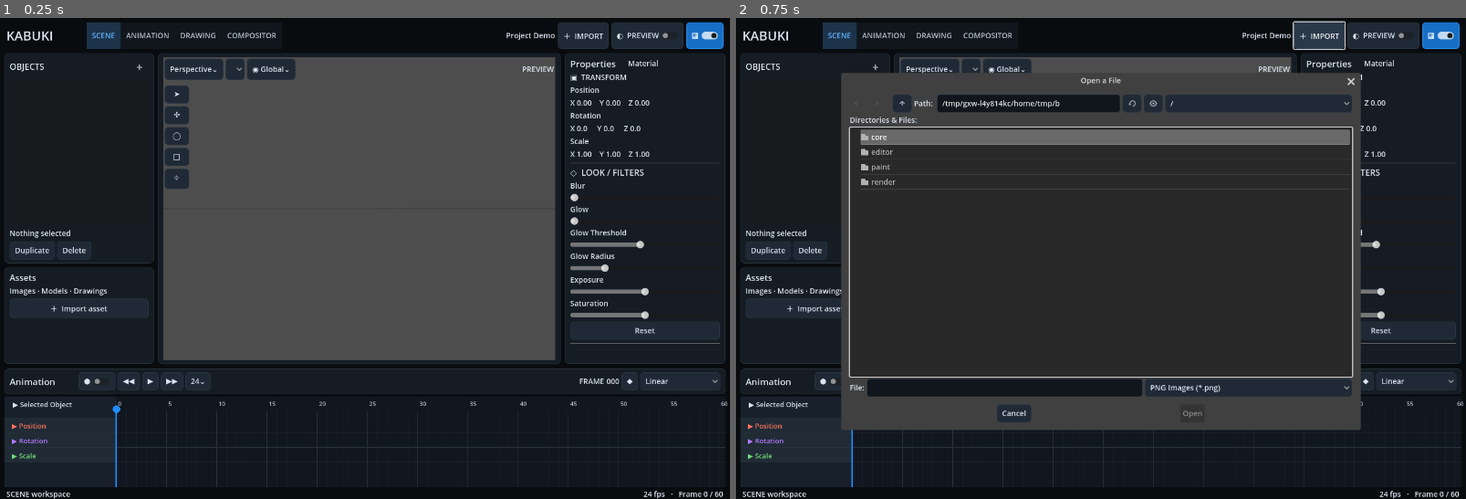
Above: before the commit, frames 1-2 (left to right).
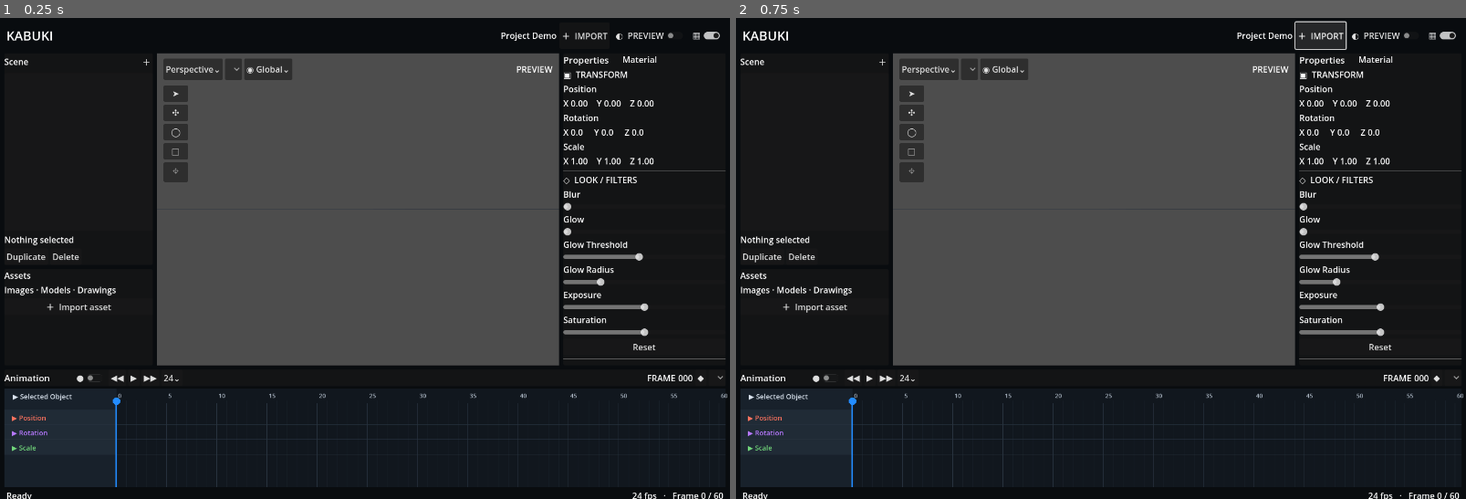
Above: after the commit, the same moments.

Repository: Onnevan/Kabuki
Game: Godot game, scene res://editor/main.tscn
Two runs of this game, one before a commit and one after it. Both use one fixed random seed, a clock stepped at 60 frames per second and the inputs below.
Inputs:
- Up to frame 1 (0.25 s): no input
- Up to frame 2 (0.75 s): click "＋ IMPORT" at 0.5 s

The runs differ from the first frame. In frame 1, 11% of the frame differs, in the area x 0-100%, y 0-100%; in frame 2, 46%.
Error after the commit: Parse Error: Cannot infer the type of "popup" variable because the value doesn't have a set type. (res://editor/main.gd:75)

Commit message:
Create plane sound camera light drawing objects and wireframe mode

Diff:
--- a/editor/main.gd
+++ b/editor/main.gd
@@ -32,6 +32,7 @@
 var render_preview := false
 var drag_offset := Vector3.ZERO
 var last_mouse := Vector2.ZERO
+var scene_nodes: Dictionary = {}
 
 func _ready() -> void:
 	theme = KabukiThemeBuilder.build()
@@ -42,6 +43,8 @@
 	for label in ["Constant", "Linear", "Bezier", "Quadratic In", "Quadratic Out", "Quadratic In-Out", "Cubic In-Out", "Back", "Bounce", "Elastic"]:
 		interpolation.add_item(label)
 	interpolation.select(1)
+	_setup_shading_menu()
+	_setup_add_object_menu()
 	camera_rig.setup(camera)
 	gizmo.set_mode(active_tool)
 	_setup_workspace_tabs()
@@ -56,6 +59,81 @@
 		if accumulator >= 1.0 / ProjectStore.fps:
 			accumulator = 0.0
 			ProjectStore.set_frame((ProjectStore.current_frame + 1) % (ProjectStore.duration_frames + 1))
+
+func _setup_shading_menu() -> void:
+	%ShadingMode.clear()
+	%ShadingMode.add_item("Solid")
+	%ShadingMode.add_item("Wireframe")
+	%ShadingMode.select(0)
+	%ShadingMode.item_selected.connect(_on_shading_mode_selected)
+
+func _on_shading_mode_selected(index: int) -> void:
+	viewport.debug_draw = Viewport.DEBUG_DRAW_WIREFRAME if index == 1 else Viewport.DEBUG_DRAW_DISABLED
+	status.text = "Wireframe viewport" if index == 1 else "Solid viewport"
+
+func _setup_add_object_menu() -> void:
+	var popup := %AddObj.get_popup()
+	for label in ["Plane", "Sound", "Camera", "Light", "Drawing"]:
+		popup.add_item(label)
+	popup.id_pressed.connect(_on_add_object_type)
+
+func _register_scene_object(obj: MotionObject, node: Node3D) -> void:
+	ProjectStore.add_object(obj)
+	scene_nodes[obj.id] = node
+	node.name = obj.name
+	object_list.add_item(obj.name)
+	object_list.set_item_metadata(object_list.item_count - 1, obj.id)
+
+func _on_add_object_type(id: int) -> void:
+	match id:
+		0: _create_plane()
+		1: _create_sound()
+		2: _create_camera()
+		3: _create_light()
+		4: _create_drawing()
+
+func _create_plane() -> void:
+	var obj := MotionObject.new("Plane", "plane", "prop")
+	var runtime := RuntimeObject.new()
+	world_root.add_child(runtime)
+	runtime.setup_plane(obj)
+	_register_scene_object(obj, runtime)
+	runtime_objects.append(runtime)
+	_select(runtime)
+	status.text = "Plane created"
+
+func _create_sound() -> void:
+	var obj := MotionObject.new("Sound", "audio_clip", "audio")
+	var anchor := Node3D.new()
+	world_root.add_child(anchor)
+	_register_scene_object(obj, anchor)
+	status.text = "Sound object created · audio asset loading comes next"
+
+func _create_camera() -> void:
+	var obj := MotionObject.new("Camera", "camera", "camera")
+	var cam := Camera3D.new()
+	cam.current = false
+	cam.position = camera.global_position
+	cam.rotation = camera.global_rotation
+	world_root.add_child(cam)
+	_register_scene_object(obj, cam)
+	status.text = "Camera created · scene camera switching is not active yet"
+
+func _create_light() -> void:
+	var obj := MotionObject.new("Light", "light", "light")
+	var light := DirectionalLight3D.new()
+	light.rotation_degrees = Vector3(-45.0, -30.0, 0.0)
+	light.light_energy = 1.0
+	world_root.add_child(light)
+	_register_scene_object(obj, light)
+	status.text = "Directional light created"
+
+func _create_drawing() -> void:
+	var obj := MotionObject.new("Drawing", "drawing", "prop")
+	var anchor := Node3D.new()
+	world_root.add_child(anchor)
+	_register_scene_object(obj, anchor)
+	status.text = "Drawing object created · stroke engine comes in Drawing workspace"
 
 func _on_import_pressed() -> void: %FileDialog.popup_centered_ratio(0.7)
 
